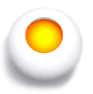
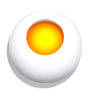
Layers edited between the first and the second 93x94 image:
added layer "Layer 7" above "Layer 8" over left=9, top=10, right=82, bottom=83
added layer "Layer 8" (44%) above "Layer 6" over left=6, top=13, right=82, bottom=90
hid "Layer 6", painted on it over left=0, top=7, right=84, bottom=93
removed layer "Layer 5" over left=0, top=7, right=84, bottom=93
removed layer "Layer 4" over left=0, top=7, right=84, bottom=93
removed layer "Layer 3" over left=0, top=7, right=84, bottom=93
removed layer "Layer 2" over left=0, top=7, right=84, bottom=93
removed layer "Layer 1" over left=0, top=7, right=84, bottom=93
